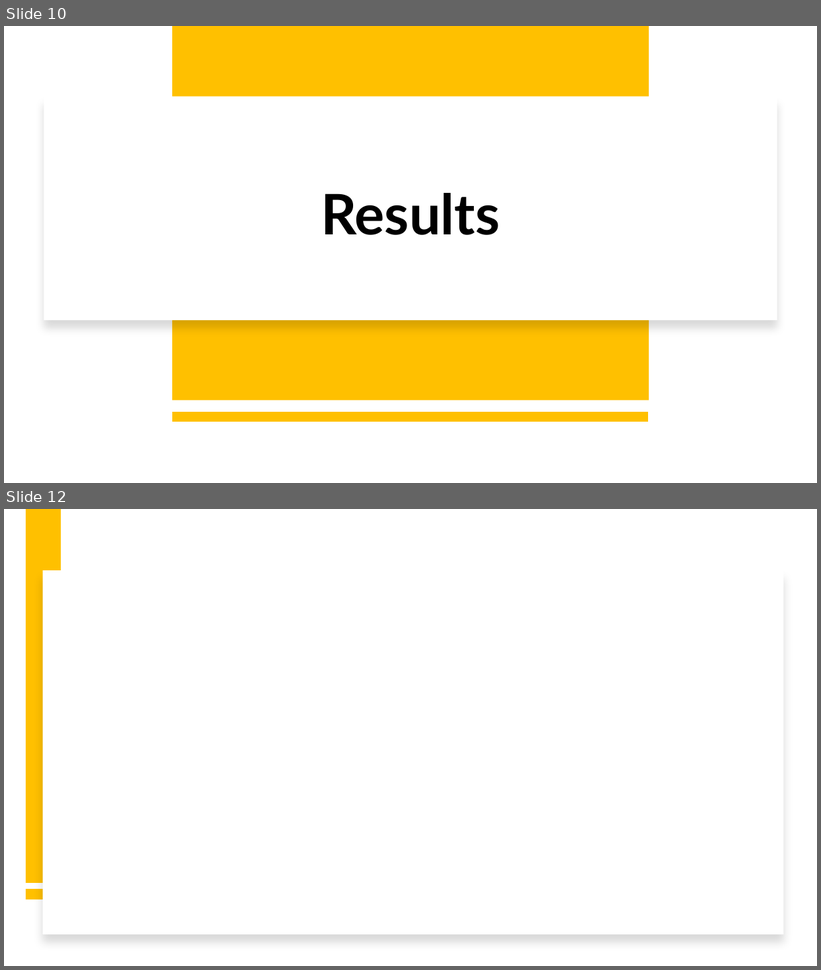
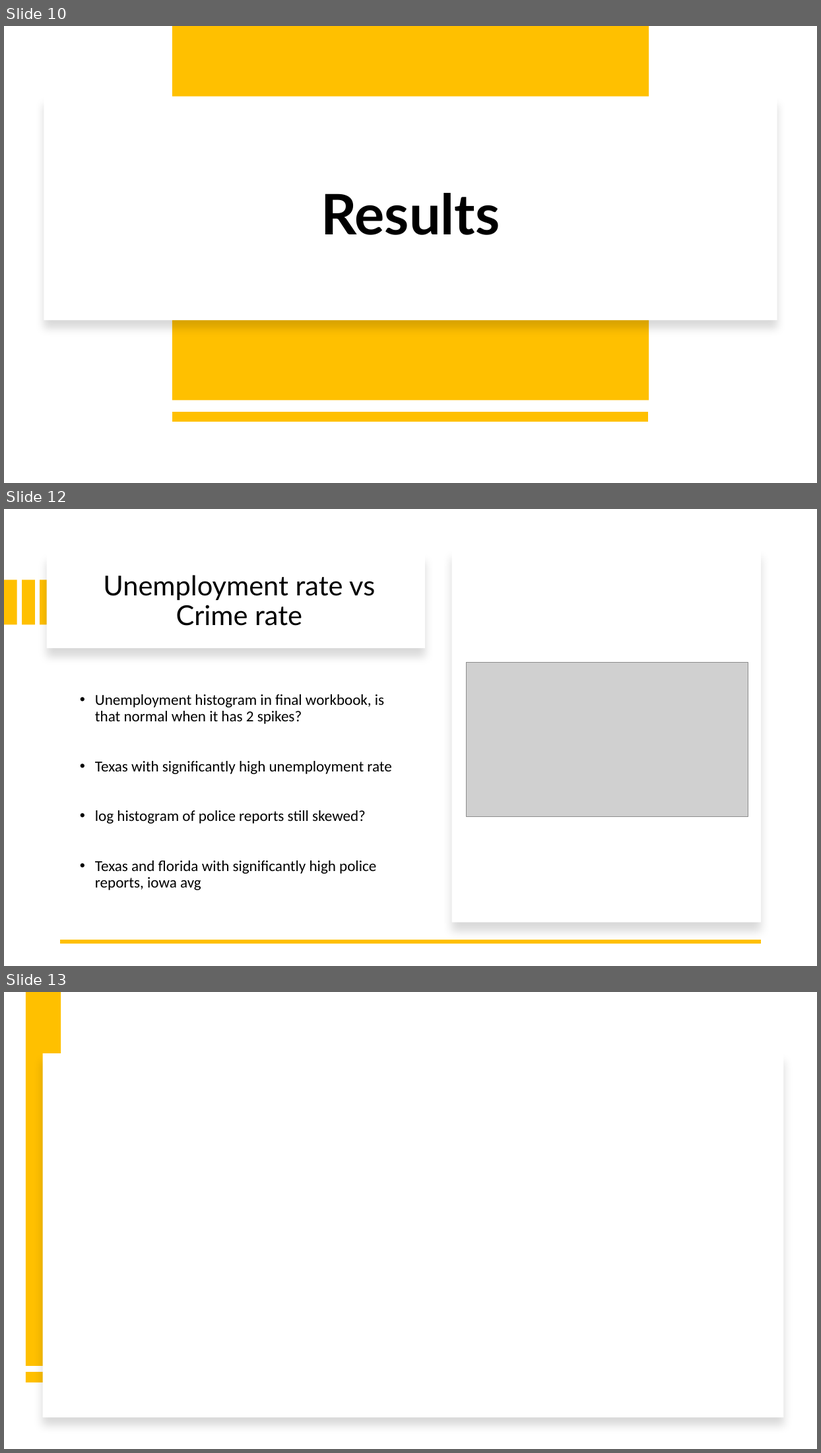
Before and after one commit to Mt122606/Curous-Conquers-, a slide deck: CuriousConquersProject/ProjectPowerpoint.pptx. Shown one above the other, each under a label of ours: slides 10 and 12 before the commit, slides 10, 12 and 13 after it; the slides between them are not shown. The pictures are 821x970 and 821x1453 pixels, drawn with LibreOffice and Linux fonts; fonts in the diff are those of the drawing; grey boxes stand for pictures. Boxes give left, top, right and bottom in pixels: in the first picture for what was removed or moved away, otherwise in the second. Text is boxed around its words. In the diff, an @@ line names an element or a change of style, - is before the commit and + after.

```diff
--- a/CuriousConquersProject/ProjectPowerpoint.pptx
+++ b/CuriousConquersProject/ProjectPowerpoint.pptx
@@ slide 12 added at [4,509,817,966], background #FFFFFF @@
@@ rectangle added at [47,553,425,649], fill #FFFFFF @@
@@ rectangle added at [452,550,762,923], fill #FFFFFF @@
@@ rectangle added at [4,580,17,625], fill #FFC000 @@
@@ rectangle added at [22,580,34,625], fill #FFC000 @@
@@ rectangle added at [40,580,53,625], fill #FFC000 @@
@@ title added at [103,575,375,626], 32.4 pt, text #000000 @@
+Unemployment rate vs Crime rate
@@ picture added at [467,662,748,817] @@
@@ text added at [95,694,391,890], 18 pt, text #000000 @@
+• Unemployment histogram in final workbook, is that normal when it has 2 spikes?
+• Texas with significantly high unemployment rate
+• log histogram of police reports still skewed?
+• Texas and florida with significantly high police reports, iowa avg
@@ line added from (762, 942) to (60, 942), #FFC000 4.5 pt @@
@@ what was slide 12 is now slide 13 @@
```
Also in this commit, not shown: 2 slides changed, 1 other slide added, 1 slide removed.
